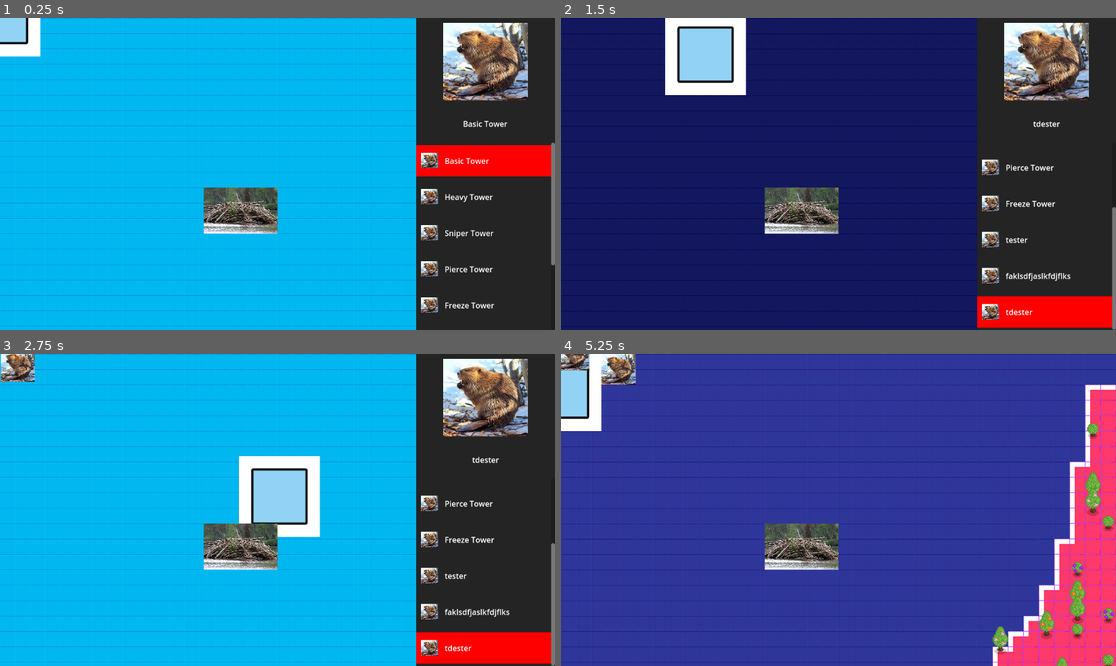
Above: before the commit, frames 1-4 (two rows, left to right).
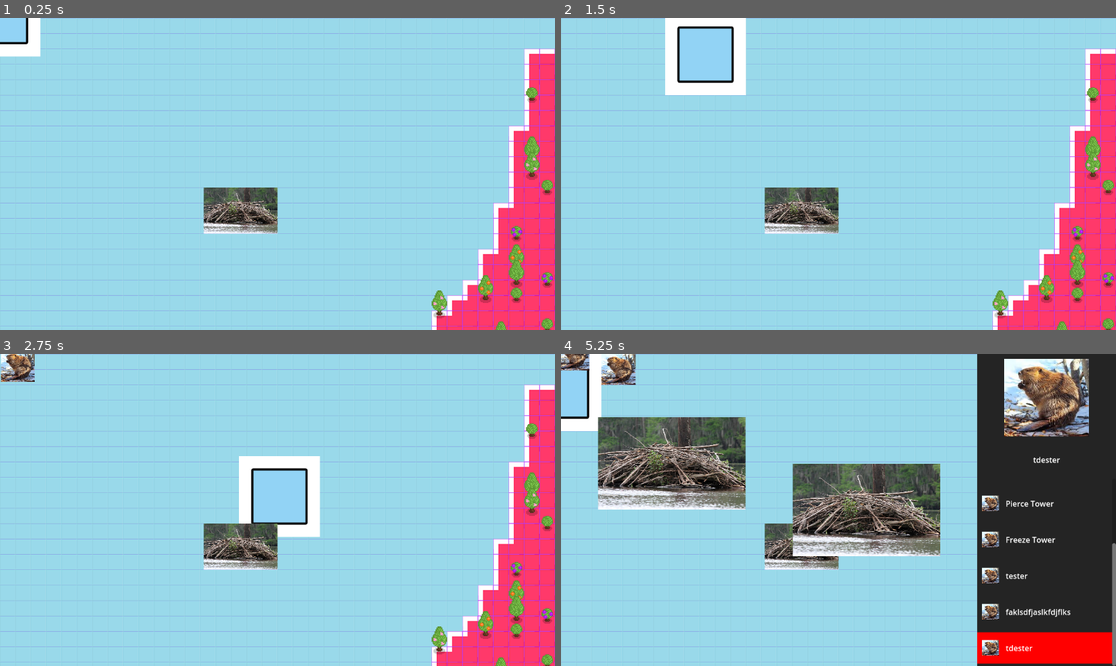
Above: after the commit, the same moments.

Repository: BigWing06/CS3-CapstoneProject
Game: Godot game, scene res://Viewport/Main.tscn
The game is run twice, just before and just after one commit, with the same random seed, the same clock (stepped at 60 frames per second) and the same inputs.
Inputs (mouse positions are in pixels of both pictures, inside the frame that each line leads up to):
- Up to frame 1 (0.25 s): no input
- Up to frame 2 (1.5 s): move the mouse to (960, 158) at 0.52 s; hold D (move_right) 0.53-1.28 s; tap Mouse wheel down (craftingScrollDown, bound only before the… at 0.6 s; tap Mouse wheel up (craftingScrollUp, bound only before the com… at 0.8, 1.35 s; move the mouse to (727, 189) at 1.27 s; hold S (move_down) from 1.28 s (still down)
- Up to frame 3 (2.75 s): click (166, 525) at 1.55 s; move the mouse to (333, 441) at 2.02 s; release S (move_down) at 2.03 s; hold D (move_right) from 2.03 s (still down); click (333, 441) at 2.1 s; right-click (333, 441) at 2.3 s
- Up to frame 4 (5.25 s): move the mouse to (810, 572) at 2.77 s; release D (move_right) at 2.78 s; hold W (move_up) 2.78-3.53 s; right-click (810, 572) at 2.85 s; tap Mouse wheel down (craftingScrollDown, bound only before the… at 3.05, 3.6 s; move the mouse to (1005, 556) at 3.52 s; hold A (move_left) 3.53-5.03 s; tap Mouse wheel up (craftingScrollUp, bound only before the com… at 3.8, 4.35 s; tap E (toggleBuildMenu) at 4.15 s; move the mouse to (672, 463) at 4.27 s; click (672, 463) at 4.55 s; move the mouse to (866, 510) at 5.02 s; hold S (move_down) from 5.03 s (still down); click (866, 510) at 5.1 s

The runs differ from the first frame. In frame 1, 97% of the frame differs, in the area x 0-100%, y 0-100%; in frame 2, 94%; in frame 3, 94%; in frame 4, 96%.

Commit message:
Added Basic tower placement, created utils script, optimised building menu code

Diff:
--- a/Enemy/Enemy.gd
+++ b/Enemy/Enemy.gd
@@ -8,12 +8,8 @@
 var _hybrid = false
 var _player
 
-var _resourceJSONPath = "res://gameplayReferences/enemyTypes.json"
-var _resourceJSONText = FileAccess.get_file_as_string(_resourceJSONPath)
-var _resouceJSON = JSON.parse_string(_resourceJSONText)
-
 func _ready():
-	_enemyData = _resouceJSON
+	_enemyData = utils._enemyJSON
 	_update("beaver") #choose animal from json file
 
 func _physics_process(delta):
--- a/TileMap/tile_maps.tscn
+++ b/TileMap/tile_maps.tscn
@@ -405,6 +405,7 @@
 0:3/0/terrain_set = 0
 0:3/0/terrain = 0
 0:4/animation_columns = 6
+0:4/animation_speed = 0.001
 0:4/animation_frame_0/duration = 0.2
 0:4/animation_frame_1/duration = 0.2
 0:4/animation_frame_2/duration = 0.2
--- /dev/null
+++ b/Tower/tower.gd
@@ -0,0 +1,22 @@
+extends CharacterBody2D
+
+var _tower #Stores tower type
+var _towerData #Stores date about tower type
+var _mode #Determines if the tower is in placement mode ("setup") or if it is placed ("placed")
+
+func setup(tower):
+	visible = true #Starts as false and switched to true so that it isn't rendered in incorrect location on creation
+	_tower = tower
+	_towerData = utils._towerTypesJSON[_tower]
+	_mode = "setup"
+
+func _ready() -> void:
+	if _mode == "setup": #This is included so that the tower is under the mouse pointer when initially created
+		position = get_global_mouse_position()
+
+func build():
+	_mode = "placed"
+
+func _process(delta: float) -> void:
+	if _mode == "setup":
+		position = get_global_mouse_position()
--- /dev/null
+++ b/Tower/tower.tscn
@@ -0,0 +1,11 @@
+[gd_scene load_steps=3 format=3 uid="uid://djnn0aexdoj6v"]
+
+[ext_resource type="Texture2D" uid="uid://b63xngnxoan4s" path="res://World/istockphoto-175389602-612x612.jpg" id="1_iockt"]
+[ext_resource type="Script" path="res://Tower/tower.gd" id="1_p08au"]
+
+[node name="Tower" type="CharacterBody2D"]
+script = ExtResource("1_p08au")
+
+[node name="Sprite2D" type="Sprite2D" parent="."]
+scale = Vector2(0.5, 0.5)
+texture = ExtResource("1_iockt")
--- a/gameplayReferences/towerTypes.json
+++ b/gameplayReferences/towerTypes.json
@@ -9,7 +9,6 @@
 	"sniper":{
 		"name":"Sniper Tower"
 	},
-
 	"pierce":{
 		"name":"Pierce Tower"
 	},
--- /dev/null
+++ b/globals/input.gd
@@ -0,0 +1,18 @@
+extends Node
+
+#This script is to be used to handle keyboard and mouse events by emiting signals
+
+signal scrollUp
+signal scrollDown
+signal leftClick
+signal rightClick
+
+func _process(delta: float) -> void:
+	if Input.is_action_just_pressed("scrollUp"):
+		scrollUp.emit()
+	if Input.is_action_just_pressed("scrollDown"):
+		scrollDown.emit()
+	if Input.is_action_just_pressed("leftClick"):
+		leftClick.emit()
+	if Input.is_action_just_pressed("rightClick"):
+		rightClick.emit()
--- a/globals/utils.gd
+++ b/globals/utils.gd
@@ -1 +1,15 @@
 extends Node
+
+var _towerTypesJSON
+var _resourceJSON
+var _enemyJSON
+func _ready() -> void:
+	var _towerTypesJSONPath = "res://gameplayReferences/towerTypes.json"
+	var _towerTypesJSONText = FileAccess.get_file_as_string(_towerTypesJSONPath)
+	_towerTypesJSON = JSON.parse_string(_towerTypesJSONText)
+	var _resourceJSONPath = "res://gameplayReferences/resources.json"
+	var _resourceJSONText = FileAccess.get_file_as_string(_resourceJSONPath)
+	_resourceJSON = JSON.parse_string(_resourceJSONText)
+	var _enemyJSONPath = "res://gameplayReferences/enemyTypes.json"
+	var _enemyJSONText = FileAccess.get_file_as_string(_enemyJSONPath)
+	_enemyJSON = JSON.parse_string(_enemyJSONText)
--- a/inventory/craftingMenu/craftingMenu.tscn
+++ b/inventory/craftingMenu/craftingMenu.tscn
@@ -4,6 +4,7 @@
 [ext_resource type="Texture2D" uid="uid://d20g35wds82cd" path="res://Enemy/download.jpg" id="1_inlpd"]
 
 [node name="CraftingMenu" type="Control"]
+visible = false
 layout_mode = 3
 anchor_left = 0.75
 anchor_right = 1.0
--- /dev/null
+++ b/inventory/craftingMenu/craftingMenuTowerListInstance-NTW972593H.tscn
@@ -0,0 +1,58 @@
+[gd_scene load_steps=3 format=3 uid="uid://dqircrgqtelkr"]
+
+[ext_resource type="Script" path="res://inventory/craftingMenu/crafting_menu_tower_list_instance.gd" id="1_o6pfn"]
+[ext_resource type="Texture2D" uid="uid://d20g35wds82cd" path="res://Enemy/download.jpg" id="2_pj0g1"]
+
+[node name="root" type="Control"]
+custom_minimum_size = Vector2(0, 75)
+layout_mode = 3
+anchors_preset = 0
+script = ExtResource("1_o6pfn")
+
+[node name="ColorRect" type="ColorRect" parent="."]
+layout_mode = 1
+anchors_preset = -1
+anchor_right = 1.0
+anchor_bottom = 1.0
+offset_top = 5.0
+offset_bottom = -5.0
+grow_horizontal = 2
+grow_vertical = 2
+color = Color(0.141176, 0.141176, 0.141176, 1)
+
+[node name="HBoxContainer" type="HBoxContainer" parent="."]
+layout_mode = 1
+anchors_preset = -1
+anchor_right = 1.0
+anchor_bottom = 1.0
+offset_left = 10.0
+offset_top = 10.0
+offset_right = -10.0
+offset_bottom = -10.0
+grow_horizontal = 2
+grow_vertical = 2
+
+[node name="towerDisplay" type="TextureRect" parent="HBoxContainer"]
+custom_minimum_size = Vector2(35, 0)
+layout_mode = 2
+size_flags_horizontal = 3
+texture = ExtResource("2_pj0g1")
+expand_mode = 5
+
+[node name="Control" type="Control" parent="HBoxContainer"]
+layout_mode = 2
+size_flags_horizontal = 3
+
+[node name="name" type="Label" parent="HBoxContainer/Control"]
+layout_mode = 1
+anchors_preset = -1
+anchor_right = 1.0
+anchor_bottom = 1.0
+offset_left = 10.0
+offset_top = 10.0
+offset_right = -10.0
+offset_bottom = -10.0
+size_flags_horizontal = 3
+size_flags_vertical = 1
+text = "Hello"
+vertical_alignment = 1
--- a/inventory/craftingMenu/crafting_menu.gd
+++ b/inventory/craftingMenu/crafting_menu.gd
@@ -4,35 +4,59 @@
 
 var _towerListScene = preload("res://inventory/craftingMenu/craftingMenuTowerListInstance.tscn") #Reference to scene for the tower menu list
 @onready var _towerDisplayList = $scrollContainer/towerDisplayList #Stores refence to towerDispalyList node for use later
+@onready var _towerInstanceScene = preload("res://Tower/tower.tscn")
+@onready var _towerTypesList = utils._towerTypesJSON.keys()
+var _selectedTowerInt = 0
+var _towerInstance = null
 
-var _towerTypesJSONPath = "res://gameplayReferences/towerTypes.json"
-var _towerTypesJSONText = FileAccess.get_file_as_string(_towerTypesJSONPath)
-var _towerTypesJSON = JSON.parse_string(_towerTypesJSONText)
-var _towerTypesList = _towerTypesJSON.keys()
-var _selectedTowerType = 0
 
 func _ready() -> void:
 	set_focus_mode(FOCUS_NONE)
 	for key in _towerTypesList: #Instances the craftingMenuTowerListInstance to create the list in the crafting menu
 		var towerListSceneInstance = _towerListScene.instantiate()
-		towerListSceneInstance.update(key, _towerTypesJSON[key])
+		towerListSceneInstance.update(key, utils._towerTypesJSON[key])
 		selectedTowerChanged.connect(towerListSceneInstance.selectedTowerUpdate)
 		_towerDisplayList.add_child(towerListSceneInstance)
-	selectedTowerChanged.emit(_towerTypesList[_selectedTowerType])
+
+func _onScrollDown() -> void:
+	_selectedTowerInt = (_selectedTowerInt + 1) % len(_towerTypesList) #Adds one to the selectecdTowerInt variable so that the selection can change Note: modulous is used to keep the value within the list bounds
+	selectedTowerChanged.emit(_towerTypesList[_selectedTowerInt]) #Signal emited for the craftingMenuTowerListInstance scenes to connect to to change which item is highlighted
+
+func _onScrollUp() -> void:
+	_selectedTowerInt = (_selectedTowerInt - 1) % len(_towerTypesList) #Subtracts one to the selectecdTowerInt variable so that the selection can change Note: modulous is used to keep the value within the list bounds
+	selectedTowerChanged.emit(_towerTypesList[_selectedTowerInt]) #Signal emited for the craftingMenuTowerListInstance scenes to connect to to change which item is highlighted
+
+func _build() -> void: #Runs when the left mouse button is clicked and checks to see if the player can built the tower and then builds it
+	_towerInstance.build()
+	_towerInstance = null
+	_updatePlacingTower(_towerTypesList[_selectedTowerInt])
 
 func _process(delta: float) -> void:
-	#If statements to change the selected tower on mouse scroll
-	if Input.is_action_just_pressed("craftingScrollDown"):
-		_selectedTowerType = (_selectedTowerType + 1) % len(_towerTypesList)
-		selectedTowerChanged.emit(_towerTypesList[_selectedTowerType])
-	if Input.is_action_just_pressed("craftingScrollUp"):
-		_selectedTowerType = (_selectedTowerType - 1) % len(_towerTypesList)
-		selectedTowerChanged.emit(_towerTypesList[_selectedTowerType])
 	if Input.is_action_just_pressed("toggleBuildMenu"):
-		toggleMenu()
+		_toggleMenu()
 
 func _on_selected_tower_changed(tower: Variant) -> void:
-	$Control/towerTitle.text = _towerTypesJSON[tower]['name']
+	$Control/towerTitle.text = utils._towerTypesJSON[tower]['name']
+	_updatePlacingTower(tower)
 
-func toggleMenu():
+func _toggleMenu() -> void: #Toggles the menu's visibility
 	visible = !visible
+	if visible: #Code that runs if the menu is going to be shown
+		selectedTowerChanged.emit(_towerTypesList[_selectedTowerInt]) #Emmited to make sure that the highlighted tower matches what is selected
+		input.scrollDown.connect(_onScrollDown)
+		input.scrollUp.connect(_onScrollUp)
+		input.leftClick.connect(_build)
+	else: #Code that closes the build menu
+		_updatePlacingTower(null)
+		input.scrollDown.disconnect(_onScrollDown)
+		input.scrollUp.disconnect(_onScrollUp)
+		input.leftClick.disconnect(_build)
+
+func _updatePlacingTower(tower) -> void: #Updates the tower preview if the type changes
+	if _towerInstance != null:
+		_towerInstance.queue_free()
+	_towerInstance = null
+	if tower != null:
+		_towerInstance = _towerInstanceScene.instantiate()
+		_towerInstance.setup(tower)
+		global.world.add_child(_towerInstance)
--- a/project.godot
+++ b/project.godot
@@ -18,6 +18,8 @@
 [autoload]
 
 global="*res://globals/globals.gd"
+utils="*res://globals/utils.gd"
+input="*res://globals/input.gd"
 
 [input]
 
@@ -41,12 +43,12 @@
 "events": [Object(InputEventKey,"resource_local_to_scene":false,"resource_name":"","device":-1,"window_id":0,"alt_press …(192 unchanged characters)…
 ]
 }
-craftingScrollUp={
+scrollUp={
 "deadzone": 0.5,
 "events": [Object(InputEventMouseButton,"resource_local_to_scene":false,"resource_name":"","device":-1,"window_id":0,"a …(253 unchanged characters)…
 ]
 }
-craftingScrollDown={
+scrollDown={
 "deadzone": 0.5,
 "events": [Object(InputEventMouseButton,"resource_local_to_scene":false,"resource_name":"","device":-1,"window_id":0,"a …(253 unchanged characters)…
 ]
@@ -56,6 +58,16 @@
 "events": [Object(InputEventKey,"resource_local_to_scene":false,"resource_name":"","device":0,"window_id":0,"alt_presse …(189 unchanged characters)…
 ]
 }
+leftClick={
+"deadzone": 0.5,
+"events": [Object(InputEventMouseButton,"resource_local_to_scene":false,"resource_name":"","device":-1,"window_id":0,"alt_pressed":false,"shift_pressed":false,"ctrl_pressed":false,"meta_pressed":false,"button_mask":0,"position":Vector2(0, 0),"global_position":Vector2(0, 0),"factor":1.0,"button_index":1,"canceled":false,"pressed":false,"double_click":false,"script":null)
+]
+}
+rightClick={
+"deadzone": 0.5,
+"events": [Object(InputEventMouseButton,"resource_local_to_scene":false,"resource_name":"","device":-1,"window_id":0,"alt_pressed":false,"shift_pressed":false,"ctrl_pressed":false,"meta_pressed":false,"button_mask":0,"position":Vector2(0, 0),"global_position":Vector2(0, 0),"factor":1.0,"button_index":2,"canceled":false,"pressed":false,"double_click":false,"script":null)
+]
+}
 
 [layer_names]
 
Not shown: 1 places in TileMap/tile_maps.tscn that only renumber resources
Not shown: 1 places in World/world.tscn that only renumber resources
